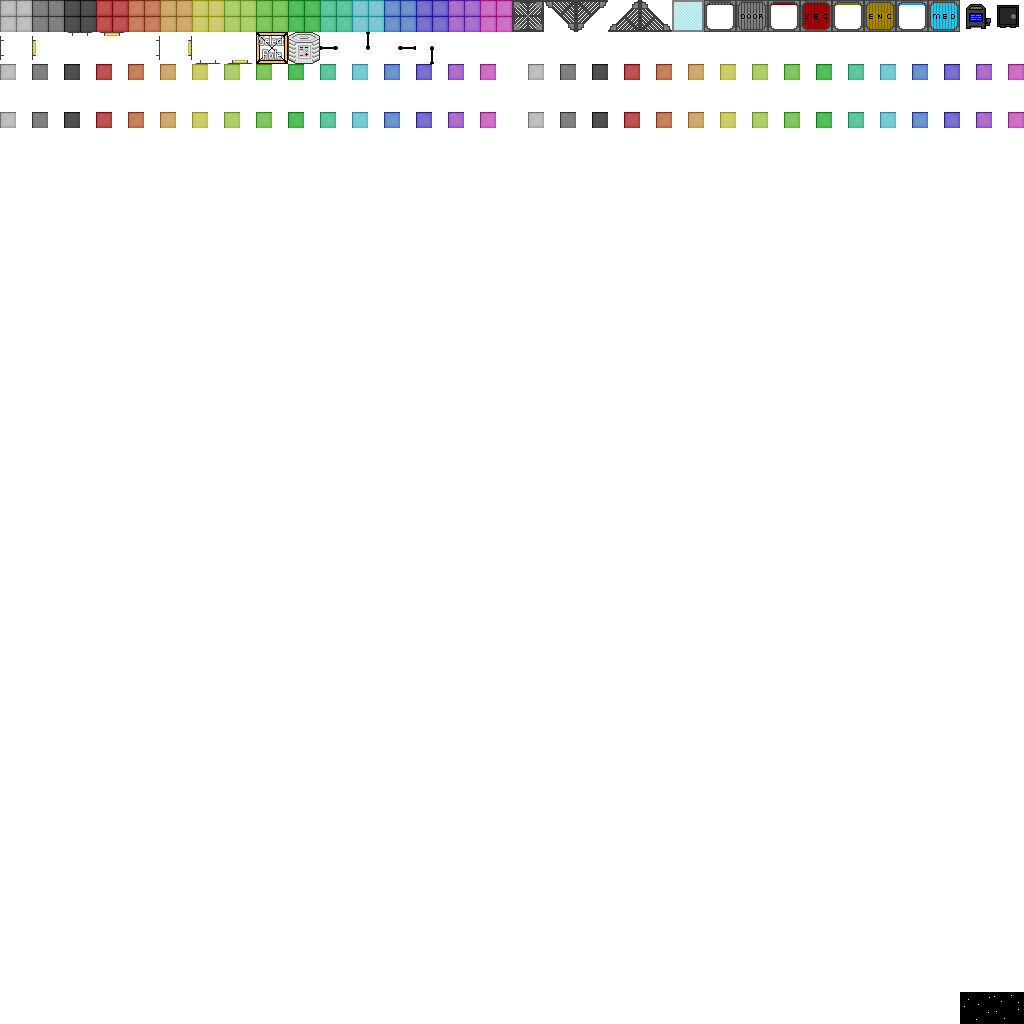
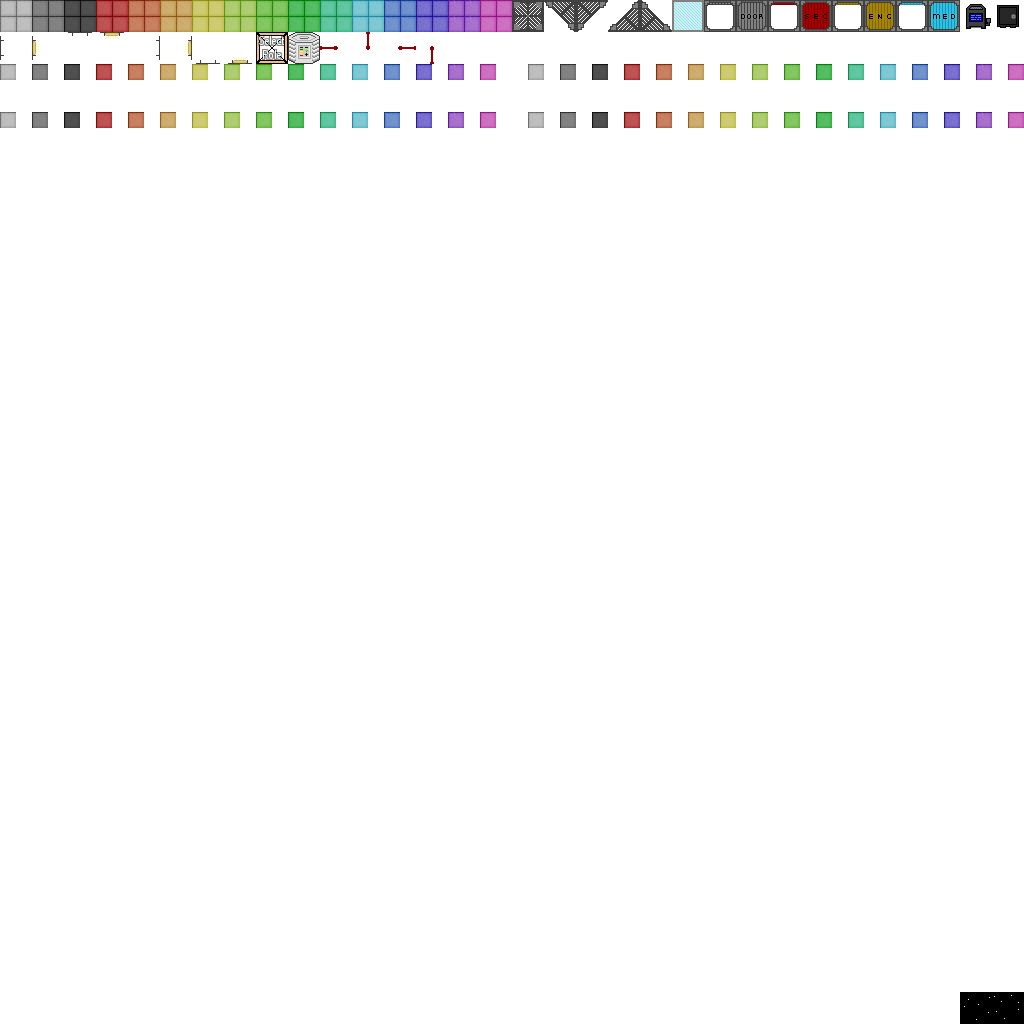
Two versions of the same layered image (1024x1024). Layer-by-layer changes:
painted on "45" over bbox(430, 46, 434, 64)
painted on "44" over bbox(398, 46, 416, 50)
painted on "43" over bbox(366, 32, 370, 50)
painted on "42" over bbox(320, 46, 338, 50)
